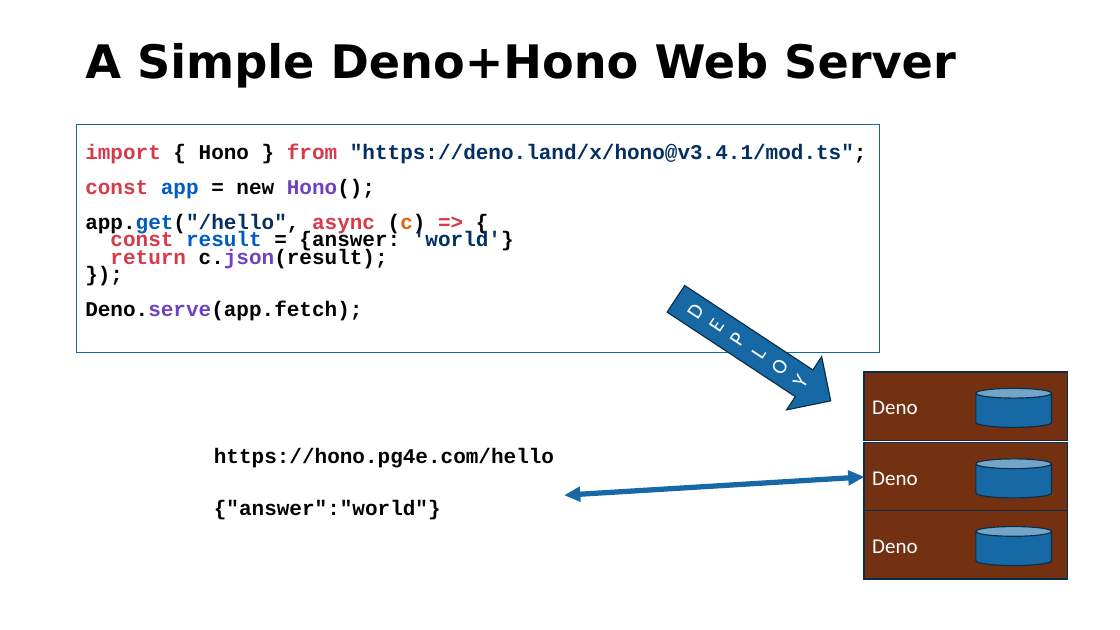
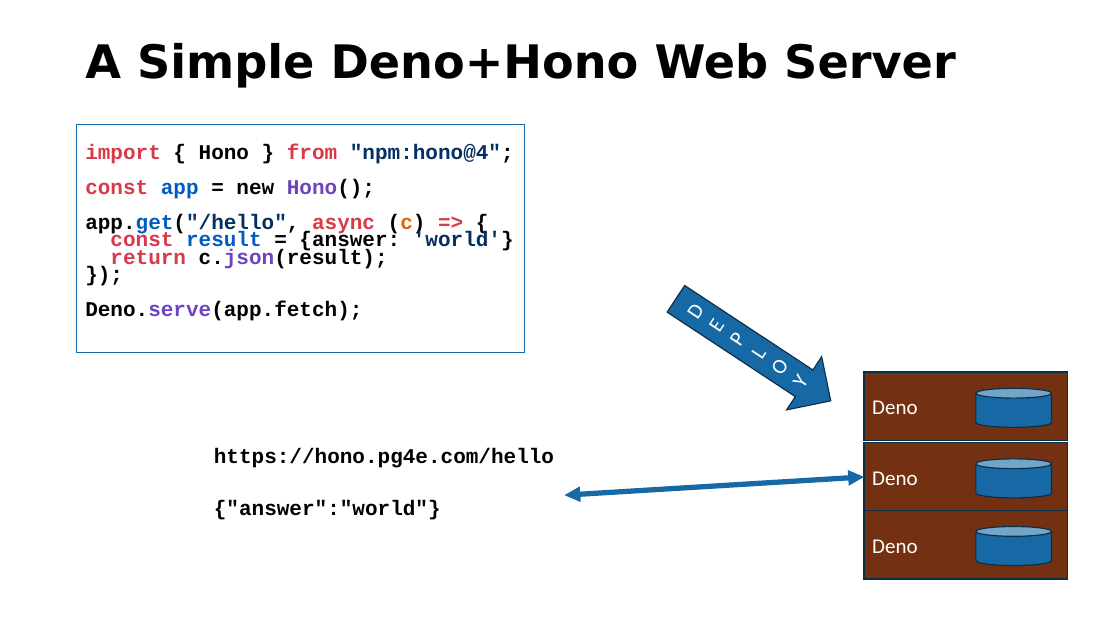
Before and after one commit to csev/pg4e, a slide deck: slide 39 of lectures/07-DenoKV.pptx. Drawn at 1120x630 pixels with LibreOffice and Linux fonts; fonts in the diff are those of the drawing. Boxes give left, top, right and bottom in pixels: in the first picture for what was removed or moved away, otherwise in the second. Text is boxed around its words. In the diff, an @@ line names an element or a change of style, - is before the commit and + after.

```diff
--- a/lectures/07-DenoKV.pptx
+++ b/lectures/07-DenoKV.pptx
@@ rectangle "import { Hono } from ...": place and size @@
-rectangle "import { Hono } from ..." at [77, 124, 880, 353]
+rectangle "import { Hono } from ..." at [77, 124, 525, 353]
@@ text in rectangle at [85, 144, 514, 164]: text changed @@
-import { Hono } from "https://deno.land/x/hono@v3.4.1/mod.ts";
+import { Hono } from "npm:hono@4";
```
Also in this commit, not shown: 1 other slide changed, 2 other files.
